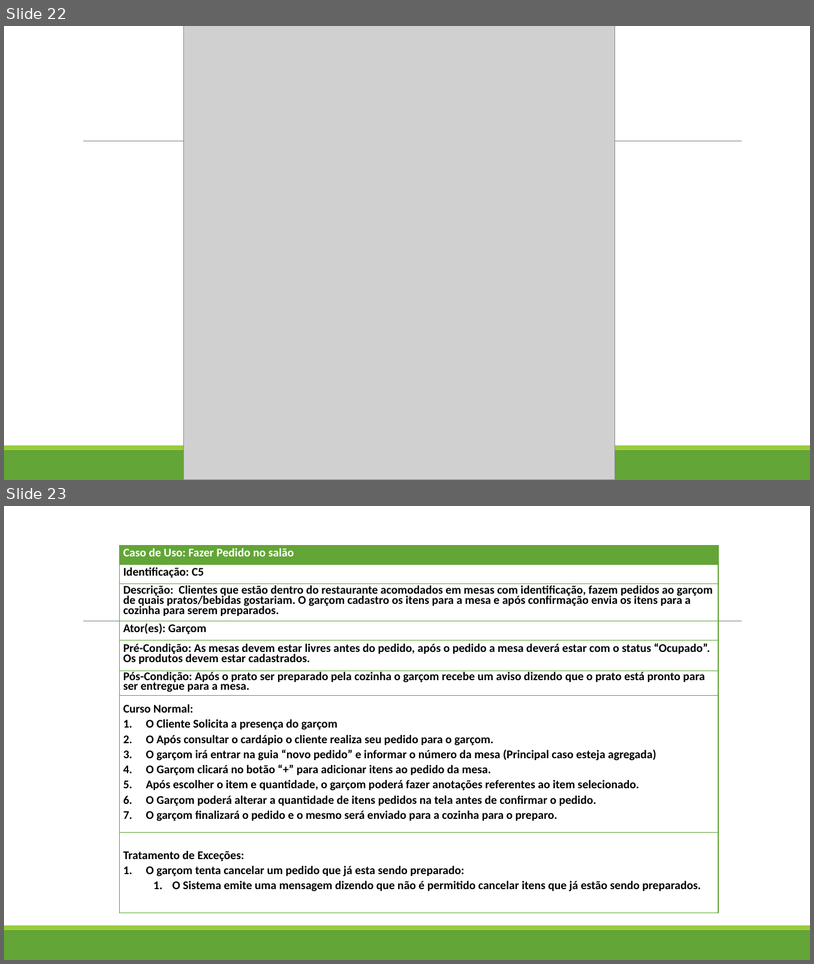
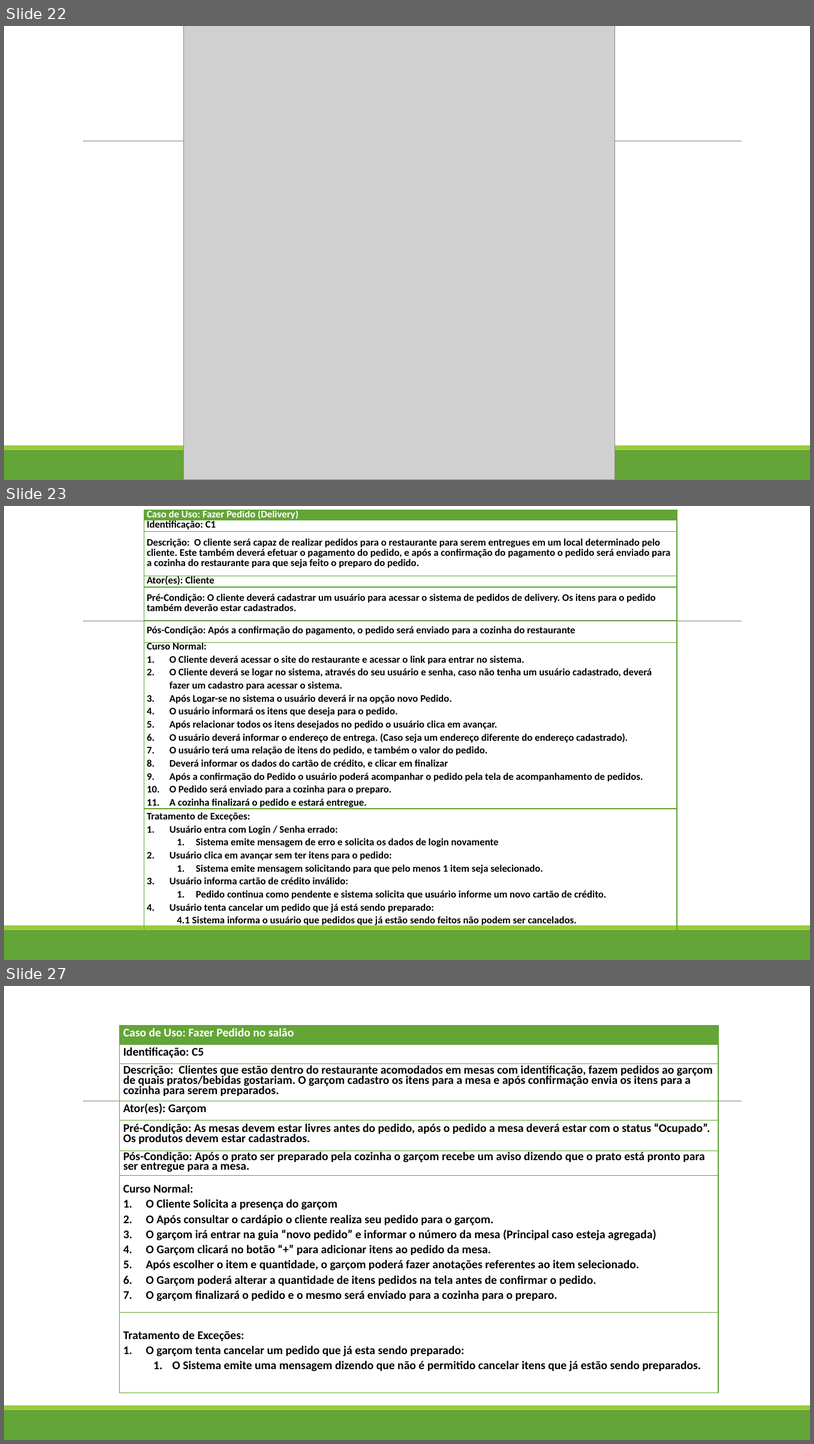
Before and after one commit to markaumvb/Restaurante, a slide deck: Documentação/Apresentação 2.0.pptx. Shown one above the other, each under a label of ours: slides 22 and 23 before the commit, slides 22, 23 and 27 after it; the slides between them are not shown. The pictures are 814x964 and 814x1444 pixels, drawn with LibreOffice and Linux fonts; fonts in the diff are those of the drawing; grey boxes stand for pictures. Boxes give left, top, right and bottom in pixels: in the first picture for what was removed or moved away, otherwise in the second. Text is boxed around its words. In the diff, an @@ line names an element or a change of style, - is before the commit and + after.

```diff
--- a/Documentação/Apresentação 2.0.pptx
+++ b/Documentação/Apresentação 2.0.pptx
@@ slide 23 added at <box>4,506,810,960</box>, background #FFFFFF; not listed: 3 template elements that a slide beside it also shows @@
@@ table added at <box>144,510,677,928</box>, 8 rows, 1 columns @@
+Caso de Uso: Fazer Pedido (Delivery)
+Identificação: C1
+Descrição: O cliente será capaz de realizar pedidos para o restaurante para serem entregues em um local determinado pelo cliente. Este também deverá efetuar o pagamento do pedido, e após a confirmação do pagamento o pedido será enviado para a cozinha do restaurante para que seja feito o preparo do pedido.
+Ator(es): Cliente
+Pré-Condição: O cliente deverá cadastrar um usuário para acessar o sistema de pedidos de delivery. Os itens para o pedido também deverão estar cadastrados.
+Pós-Condição: Após a confirmação do pagamento, o pedido será enviado para a cozinha do restaurante
+Curso Normal: / O Cliente deverá acessar o site do restaurante e acessar o link para entrar no sistema. / O Cliente deverá se logar no sistema, através do seu usuário e senha, caso não tenha um usuário cadastrado, deverá fazer um cadastro para acessar o sistema. / Após Logar-se no sistema o usuário deverá ir na opção novo Pedido. / O usuário informará os itens que deseja para o pedido. / Após relacionar todos os itens desejados no pedido o usuário clica em avançar. / O usuário deverá informar o endereço de entrega. (Caso seja um endereço diferente do endereço cadastrado). / O usuário terá uma relação de itens do pedido, e também o valor do pedido. / Deverá informar os dados do cartão de crédito, e clicar em finalizar / Após a confirmação do Pedido o usuário poderá acompanhar o pedido pela tela de acompanhamento de pedidos. / O Pedido será enviado para a cozinha para o preparo. / A cozinha finalizará o pedido e estará entregue.
+Tratamento de Exceções: / Usuário entra com Login / Senha errado: / Sistema emite mensagem de erro e solicita os dados de login novamente / Usuário clica em avançar sem ter itens para o pedido: / Sistema emite mensagem solicitando para que pelo menos 1 item seja selecionado. / Usuário informa cartão de crédito inválido: / Pedido continua como pendente e sistema solicita que usuário informe um novo cartão de crédito. / Usuário tenta cancelar um pedido que já está sendo preparado: / 4.1 Sistema informa o usuário que pedidos que já estão sendo feitos não podem ser cancelados.
@@ what was slide 23 is now slide 27 @@
```
Also in this commit, not shown: 6 other slides added, 3 other files.
